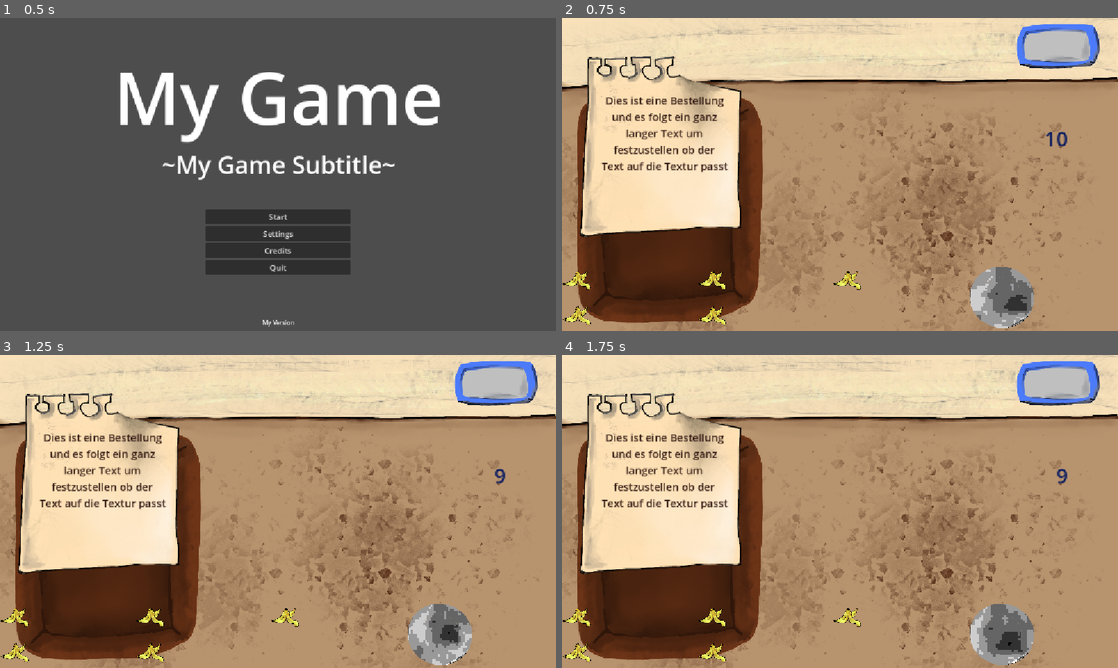
Above: before the commit, frames 1-4 (two rows, left to right).
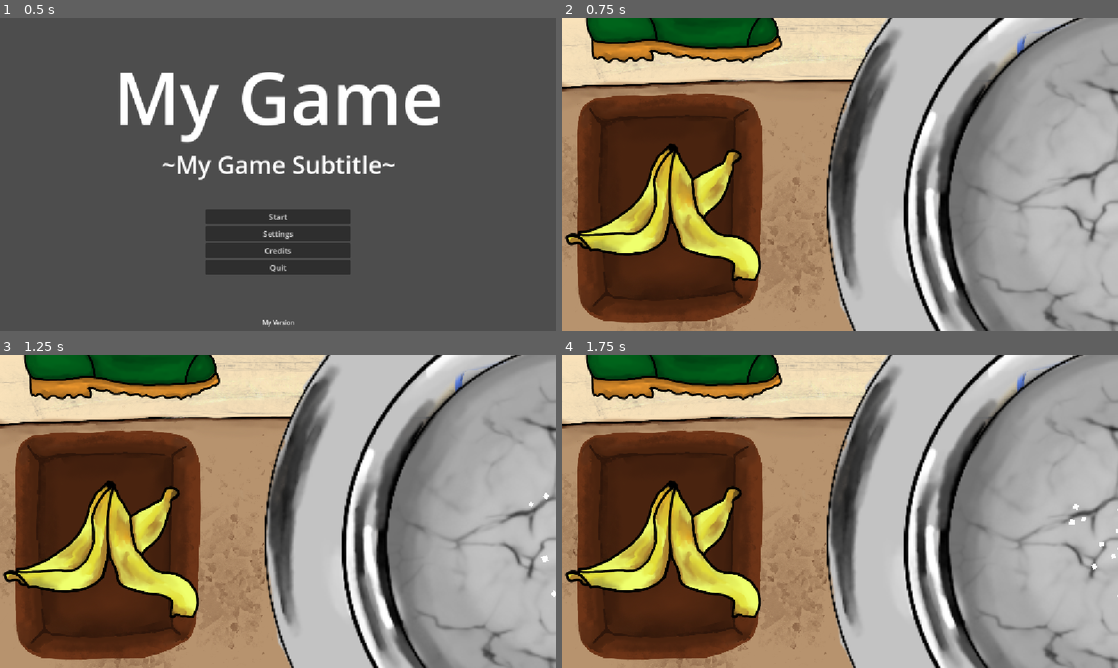
Above: after the commit, the same moments.

Repository: KIT-GameJam/Firework-Craft
Game: Godot game, scene res://gamemanager/gamemanager.tscn
Two runs of this game, one before a commit and one after it. Both use one fixed random seed, a clock stepped at 60 frames per second and the inputs below.
Inputs (mouse positions are in pixels of both pictures, inside the frame that each line leads up to):
- Up to frame 1 (0.5 s): no input
- Up to frame 2 (0.75 s): click "Start" at 0.5 s
- Up to frame 3 (1.25 s): no input
- Up to frame 4 (1.75 s): tap Enter at 1.25 s; move the mouse to (684, 477) at 1.27 s; hold D (move_right) from 1.28 s (still down); click (684, 477) at 1.42 s

Frame 1 is identical in both runs. In frame 2, 70% of the frame differs, in the area x 0-100%, y 0-100%; in frame 3, 70%; in frame 4, 70%.

Commit message:
add objects in main scene

Diff:
--- a/levels/main_level.tscn
+++ b/levels/main_level.tscn
@@ -1,11 +1,14 @@
-[gd_scene load_steps=10 format=3 uid="uid://cyfvcuxi210mg"]
+[gd_scene load_steps=13 format=3 uid="uid://cyfvcuxi210mg"]
 
 [ext_resource type="Script" uid="uid://23td8m5q5kxt" path="res://levels/main_level.gd" id="1_ilwad"]
 [ext_resource type="Theme" uid="uid://hheneshfv1b2" path="res://ui/themes/your_theme.tres" id="1_yb8kn"]
 [ext_resource type="Texture2D" uid="uid://dql4xoxu7o26a" path="res://textures/counter.png" id="2_yb8kn"]
-[ext_resource type="PackedScene" uid="uid://bowvutyly8gqu" path="res://entities/Ingredients/banana_ingredient.tscn" id="3_wg11f"]
+[ext_resource type="PackedScene" uid="uid://bhnbko3x404ly" path="res://entities/ingredients/banana_ingredient.tscn" id="3_wg11f"]
 [ext_resource type="PackedScene" uid="uid://c03f4e3i006pp" path="res://entities/flask/flask.tscn" id="4_55n5f"]
-[ext_resource type="PackedScene" uid="uid://g32qgqix4jnk" path="res://entities/requests/request.tscn" id="4_yb8kn"]
+[ext_resource type="PackedScene" uid="uid://c3b0ii5sxk6bg" path="res://entities/ingredients/boot_ingredient.tscn" id="4_ggk2x"]
+[ext_resource type="PackedScene" uid="uid://dfgy1oledarig" path="res://entities/ingredients/clip_ingredient.tscn" id="5_5br84"]
+[ext_resource type="PackedScene" uid="uid://7vwmnpeyubxc" path="res://entities/ingredients/ducky_ingredient.tscn" id="7_arlwx"]
+[ext_resource type="PackedScene" uid="uid://by3x2crtpc51a" path="res://entities/ingredients/tire_ingredient.tscn" id="8_t6wdf"]
 
 [sub_resource type="StyleBoxEmpty" id="StyleBoxEmpty_43k3a"]
 
@@ -56,8 +59,18 @@
 layout_mode = 2
 size_flags_horizontal = 3
 
-[node name="TextureRect" parent="VBoxContainer/HBoxContainer/Requests" instance=ExtResource("4_yb8kn")]
+[node name="TextureRect" parent="VBoxContainer/HBoxContainer/Requests"]
+_import_path = NodePath("")
+unique_name_in_owner = false
+process_mode = 0
+process_priority = 0
+process_physics_priority = 0
+process_thread_group = 0
+physics_interpolation_mode = 0
+auto_translate_mode = 0
+editor_description = ""
 layout_mode = 2
+script = null
 
 [node name="VSeparator2" type="VSeparator" parent="VBoxContainer/HBoxContainer"]
 layout_mode = 2
@@ -83,33 +96,34 @@
 
 [node name="IngredientTable" type="GridContainer" parent="VBoxContainer/HBoxContainer2"]
 z_index = 1
-custom_minimum_size = Vector2(100, 0)
+custom_minimum_size = Vector2(500, 0)
 layout_mode = 2
 size_flags_horizontal = 3
 size_flags_vertical = 3
 columns = 3
 
-[node name="AbstractResourceObject11" parent="VBoxContainer/HBoxContainer2/IngredientTable" instance=ExtResource("3_wg11f")]
-visible = false
+[node name="Banana3" parent="VBoxContainer/HBoxContainer2/IngredientTable" instance=ExtResource("3_wg11f")]
 layout_mode = 2
 
-[node name="AbstractResourceObject12" parent="VBoxContainer/HBoxContainer2/IngredientTable" instance=ExtResource("3_wg11f")]
-visible = false
+[node name="Tire" parent="VBoxContainer/HBoxContainer2/IngredientTable" instance=ExtResource("8_t6wdf")]
 layout_mode = 2
 
-[node name="AbstractResourceObject13" parent="VBoxContainer/HBoxContainer2/IngredientTable" instance=ExtResource("3_wg11f")]
+[node name="Boot" parent="VBoxContainer/HBoxContainer2/IngredientTable" instance=ExtResource("4_ggk2x")]
 layout_mode = 2
 
-[node name="AbstractResourceObject" parent="VBoxContainer/HBoxContainer2/IngredientTable" instance=ExtResource("3_wg11f")]
+[node name="Banana2" parent="VBoxContainer/HBoxContainer2/IngredientTable" instance=ExtResource("3_wg11f")]
 layout_mode = 2
 
-[node name="AbstractResourceObject2" parent="VBoxContainer/HBoxContainer2/IngredientTable" instance=ExtResource("3_wg11f")]
+[node name="Duck" parent="VBoxContainer/HBoxContainer2/IngredientTable" instance=ExtResource("7_arlwx")]
 layout_mode = 2
 
-[node name="AbstractResourceObject3" parent="VBoxContainer/HBoxContainer2/IngredientTable" instance=ExtResource("3_wg11f")]
+[node name="Banana4" parent="VBoxContainer/HBoxContainer2/IngredientTable" instance=ExtResource("3_wg11f")]
 layout_mode = 2
 
-[node name="AbstractResourceObject4" parent="VBoxContainer/HBoxContainer2/IngredientTable" instance=ExtResource("3_wg11f")]
+[node name="Clip" parent="VBoxContainer/HBoxContainer2/IngredientTable" instance=ExtResource("5_5br84")]
+layout_mode = 2
+
+[node name="Banana" parent="VBoxContainer/HBoxContainer2/IngredientTable" instance=ExtResource("3_wg11f")]
 layout_mode = 2
 
 [node name="Flask" parent="VBoxContainer/HBoxContainer2" instance=ExtResource("4_55n5f")]
@@ -122,10 +136,3 @@
 theme_override_styles/separator = SubResource("StyleBoxEmpty_yb8kn")
 
 [connection signal="timeout" from="Timer" to="." method="_day_over"]
-[connection signal="mouse_entered" from="VBoxContainer/HBoxContainer2/IngredientTable/AbstractResourceObject11" to="VBoxContainer/HBoxContainer2/IngredientTable/AbstractResourceObject11" method="mouse_entered"]
-[connection signal="mouse_entered" from="VBoxContainer/HBoxContainer2/IngredientTable/AbstractResourceObject12" to="VBoxContainer/HBoxContainer2/IngredientTable/AbstractResourceObject12" method="mouse_entered"]
-[connection signal="mouse_entered" from="VBoxContainer/HBoxContainer2/IngredientTable/AbstractResourceObject13" to="VBoxContainer/HBoxContainer2/IngredientTable/AbstractResourceObject13" method="mouse_entered"]
-[connection signal="mouse_entered" from="VBoxContainer/HBoxContainer2/IngredientTable/AbstractResourceObject" to="VBoxContainer/HBoxContainer2/IngredientTable/AbstractResourceObject" method="mouse_entered"]
-[connection signal="mouse_entered" from="VBoxContainer/HBoxContainer2/IngredientTable/AbstractResourceObject2" to="VBoxContainer/HBoxContainer2/IngredientTable/AbstractResourceObject2" method="mouse_entered"]
-[connection signal="mouse_entered" from="VBoxContainer/HBoxContainer2/IngredientTable/AbstractResourceObject3" to="VBoxContainer/HBoxContainer2/IngredientTable/AbstractResourceObject3" method="mouse_entered"]
-[connection signal="mouse_entered" from="VBoxContainer/HBoxContainer2/IngredientTable/AbstractResourceObject4" to="VBoxContainer/HBoxContainer2/IngredientTable/AbstractResourceObject4" method="mouse_entered"]
